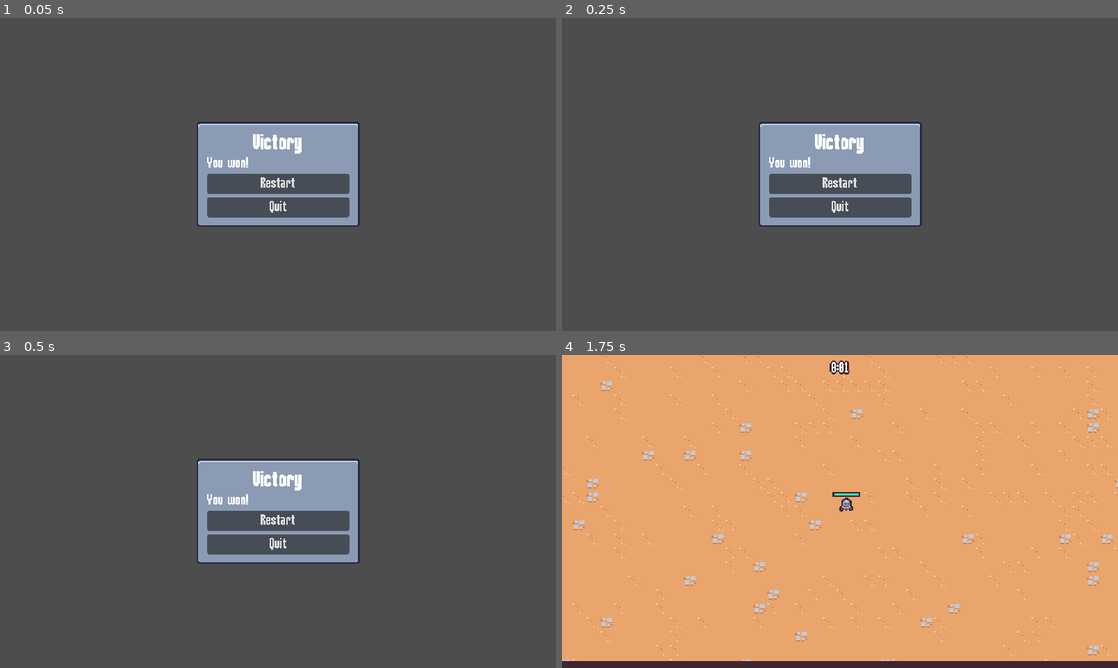
Above: before the commit, frames 1-4 (two rows, left to right).
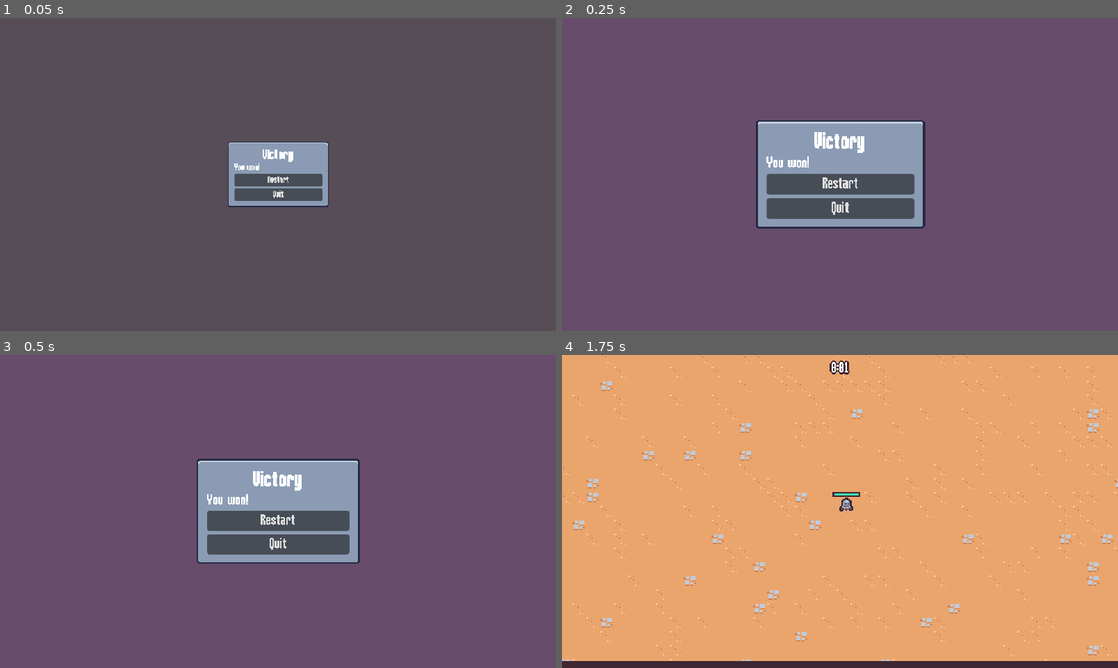
Above: after the commit, the same moments.

Repository: Ian-Ion/2d-survivors-course
Game: Godot game, scene res://scenes/ui/end_screen.tscn
Two runs of this game, one before a commit and one after it. Both use one fixed random seed, a clock stepped at 60 frames per second and the inputs below. This scene is started directly instead of the project's main scene.
Inputs (mouse positions are in pixels of both pictures, inside the frame that each line leads up to):
- Up to frame 1 (0.05 s): no input
- Up to frame 2 (0.25 s): no input
- Up to frame 3 (0.5 s): no input
- Up to frame 4 (1.75 s): click "Restart" at 0.5 s; tap Enter at 1.25 s; move the mouse to (962, 495) at 1.27 s; press the mouse at (962, 495) at 1.28 s; hold D (move_right) from 1.28 s (still down)

The runs differ from the first frame. In frame 1, 5.9% of the frame differs, in the area x 35-65%, y 33-67%; in frame 2, 91%, in the area x 0-100%, y 0-100%; in frame 3, 90%; in frame 4, nothing differs.

Commit message:
Animate the end screen

Diff:
--- a/scenes/ui/end_screen.gd
+++ b/scenes/ui/end_screen.gd
@@ -1,8 +1,17 @@
 extends CanvasLayer
 class_name EndScreen
 
+@onready var panel_container = $%PanelContainer
+
 
 func _ready():
+	panel_container.pivot_offset = panel_container.size / 2
+	var tween = create_tween()
+	tween.tween_property(panel_container, "scale", Vector2.ZERO, 0)
+	tween.tween_property(panel_container, "scale", Vector2.ONE, .3)\
+		.set_ease(Tween.EASE_OUT)\
+		.set_trans(Tween.TRANS_BACK)
+
 	get_tree().paused = true
 	$"%RestartButton".pressed.connect(on_restart_button_pressed)
 	$"%QuitButton".pressed.connect(on_quit_button_pressed)
--- a/scenes/ui/end_screen.tscn
+++ b/scenes/ui/end_screen.tscn
@@ -1,10 +1,80 @@
-[gd_scene load_steps=2 format=3 uid="uid://cxmwnajrj1lpg"]
+[gd_scene load_steps=6 format=3 uid="uid://cxmwnajrj1lpg"]
 
 [ext_resource type="Script" path="res://scenes/ui/end_screen.gd" id="1_mqm3w"]
+
+[sub_resource type="Animation" id="Animation_l5vhh"]
+resource_name = "in"
+length = 0.15
+step = 0.05
+tracks/0/type = "value"
+tracks/0/imported = false
+tracks/0/enabled = true
+tracks/0/path = NodePath("ColorRect:modulate")
+tracks/0/interp = 1
+tracks/0/loop_wrap = true
+tracks/0/keys = {
+"times": PackedFloat32Array(0, 0.15),
+"transitions": PackedFloat32Array(1, 1),
+"update": 0,
+"values": [Color(1, 1, 1, 0), Color(1, 1, 1, 1)]
+}
+
+[sub_resource type="Animation" id="Animation_5qvni"]
+length = 0.001
+tracks/0/type = "value"
+tracks/0/imported = false
+tracks/0/enabled = true
+tracks/0/path = NodePath("ColorRect:modulate")
+tracks/0/interp = 1
+tracks/0/loop_wrap = true
+tracks/0/keys = {
+"times": PackedFloat32Array(0),
+"transitions": PackedFloat32Array(1),
+"update": 0,
+"values": [Color(1, 1, 1, 1)]
+}
+
+[sub_resource type="Animation" id="Animation_im50n"]
+resource_name = "out"
+length = 0.15
+step = 0.05
+tracks/0/type = "value"
+tracks/0/imported = false
+tracks/0/enabled = true
+tracks/0/path = NodePath("ColorRect:modulate")
+tracks/0/interp = 1
+tracks/0/loop_wrap = true
+tracks/0/keys = {
+"times": PackedFloat32Array(0, 0.15),
+"transitions": PackedFloat32Array(1, 1),
+"update": 0,
+"values": [Color(1, 1, 1, 1), Color(1, 1, 1, 0)]
+}
+
+[sub_resource type="AnimationLibrary" id="AnimationLibrary_tcs8m"]
+_data = {
+"RESET": SubResource("Animation_5qvni"),
+"in": SubResource("Animation_l5vhh"),
+"out": SubResource("Animation_im50n")
+}
 
 [node name="EndScreen" type="CanvasLayer"]
 process_mode = 3
 script = ExtResource("1_mqm3w")
+
+[node name="AnimationPlayer" type="AnimationPlayer" parent="."]
+libraries = {
+"": SubResource("AnimationLibrary_tcs8m")
+}
+autoplay = "in"
+
+[node name="ColorRect" type="ColorRect" parent="."]
+anchors_preset = 15
+anchor_right = 1.0
+anchor_bottom = 1.0
+grow_horizontal = 2
+grow_vertical = 2
+color = Color(0.607843, 0.298039, 0.639216, 0.352941)
 
 [node name="MarginContainer" type="MarginContainer" parent="."]
 anchors_preset = 15
@@ -14,6 +84,7 @@
 grow_vertical = 2
 
 [node name="PanelContainer" type="PanelContainer" parent="MarginContainer"]
+unique_name_in_owner = true
 layout_mode = 2
 size_flags_horizontal = 4
 size_flags_vertical = 4
--- a/scenes/ui/experience_bar.tscn
+++ b/scenes/ui/experience_bar.tscn
@@ -3,7 +3,7 @@
 [ext_resource type="Script" path="res://scenes/ui/experience_bar.gd" id="1_k5bvk"]
 
 [sub_resource type="StyleBoxFlat" id="StyleBoxFlat_7fsi7"]
-bg_color = Color(0, 0.6, 0.858824, 1)
+bg_color = Color(0.458824, 0.890196, 1, 1)
 border_width_left = 2
 border_width_top = 2
 border_width_right = 2
